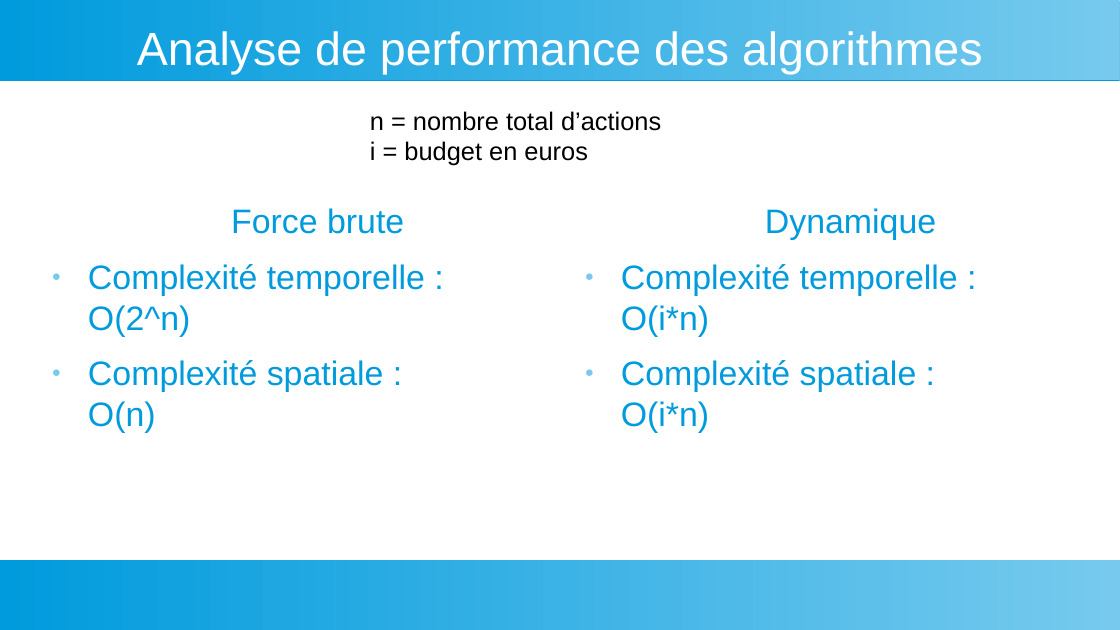
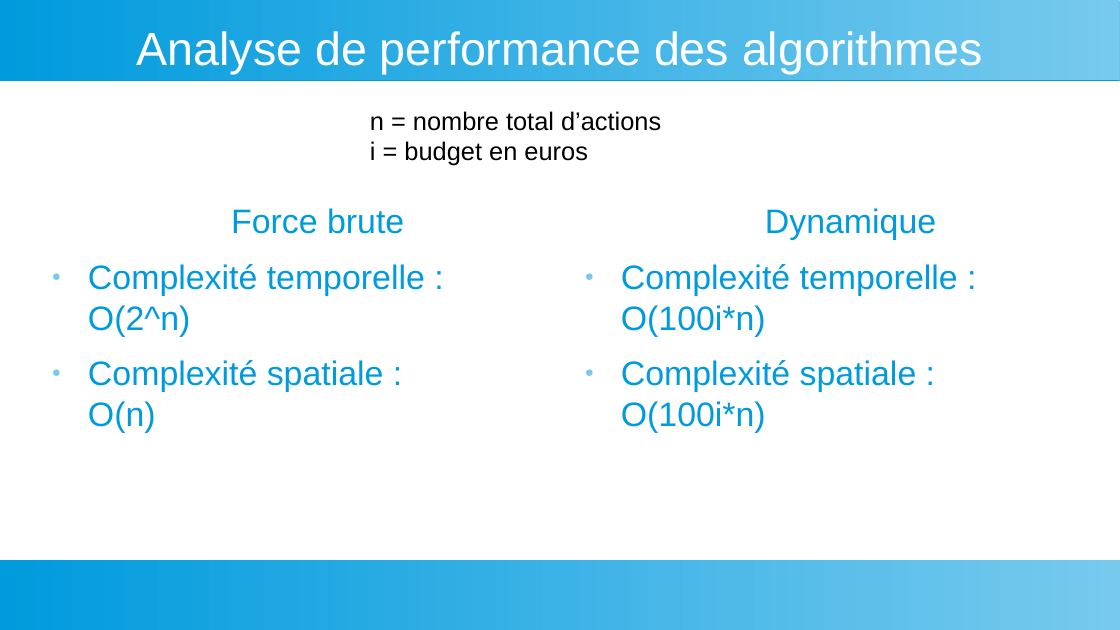
Before and after one commit to YoannDeb/AlgoInvest, a slide deck: slide 6 of Docs/Présentation.odp. Drawn at 1120x630 pixels with LibreOffice and Linux fonts; fonts in the diff are those of the drawing. Boxes give left, top, right and bottom in pixels: in the first picture for what was removed or moved away, otherwise in the second. Text is boxed around its words. In the diff, an @@ line names an element or a change of style, - is before the commit and + after.

```diff
--- a/Docs/Présentation.odp
+++ b/Docs/Présentation.odp
@@ text at (621, 264, 958, 433): text changed @@
-● Complexité temporelle : O(i*n)
-● Complexité spatiale : O(i*n)
+● Complexité temporelle : O(100i*n)
+● Complexité spatiale : O(100i*n)
```
Also in this commit, not shown: 4 other slides changed.
